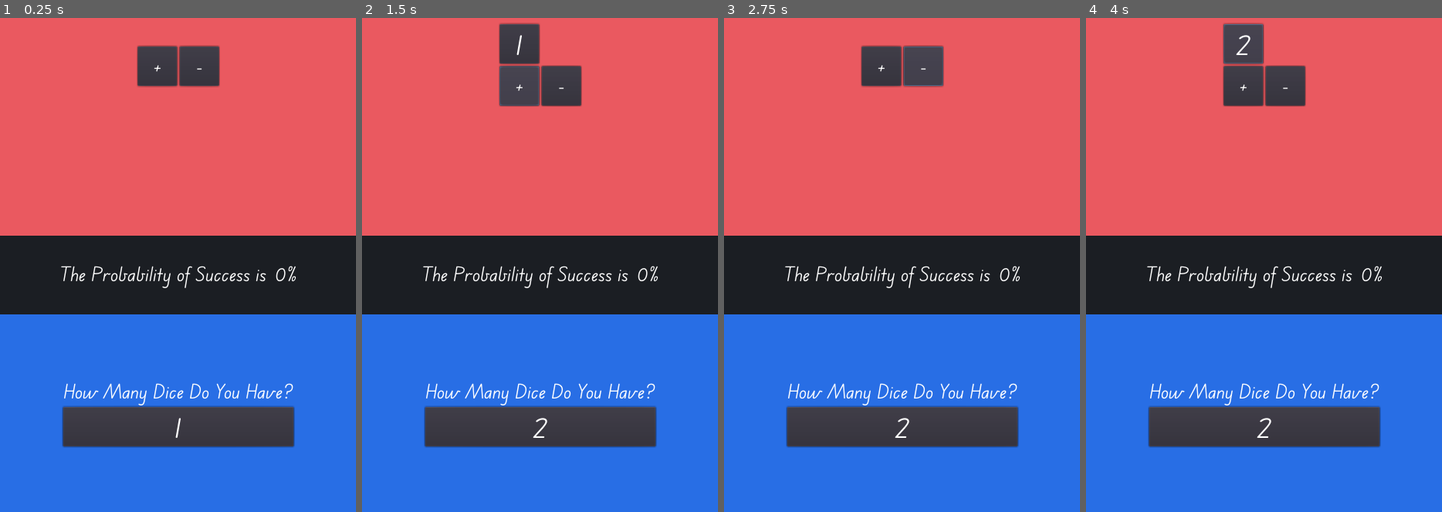
Above: before the commit, frames 1-4 (left to right).
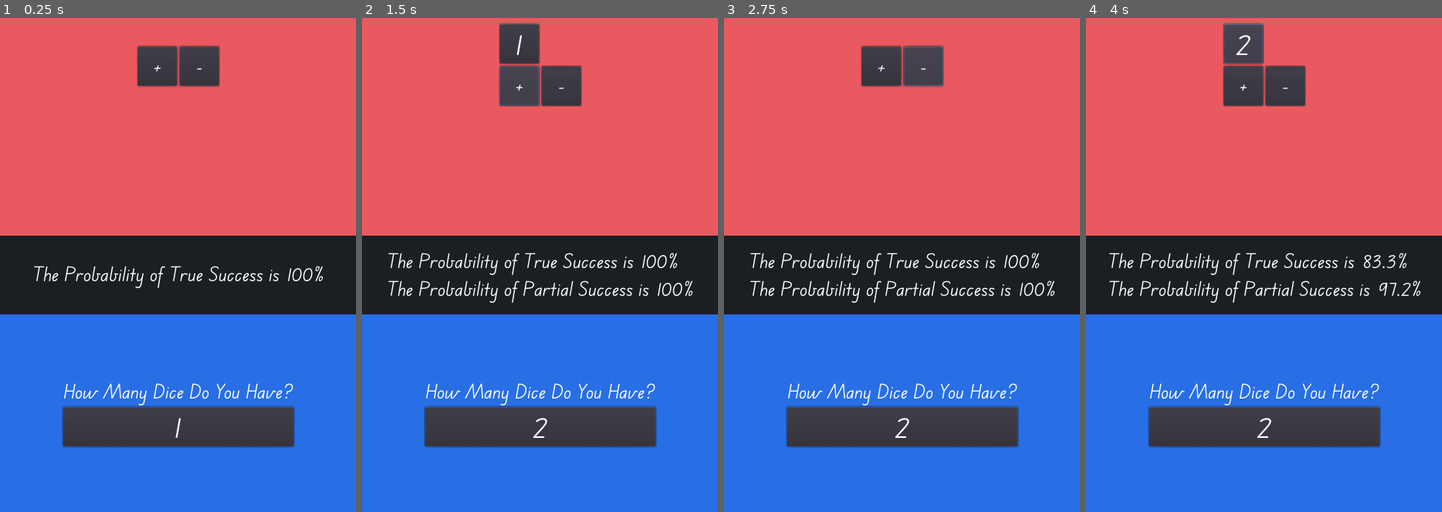
Above: after the commit, the same moments.

Repository: FalcoDJ/Risk-Probability
Game: Godot game, scene res://Scenes/Main.tscn
Same seed, same stepped clock (60 frames per second), same inputs: the game is played once before the commit and once after it.
Inputs (mouse positions are in pixels of both pictures, inside the frame that each line leads up to):
- Up to frame 1 (0.25 s): no input
- Up to frame 2 (1.5 s): click (540, 428) at 0.5 s; click (518, 67) at 1.25 s
- Up to frame 3 (2.75 s): click (923, 87) at 2 s
- Up to frame 4 (4 s): click (1242, 67) at 2.75 s; click (1242, 42) at 3.52 s

The runs differ from the first frame. In frame 1, 1.0% of the frame differs, in the area x 9-91%, y 50-55%; in frame 2, 2.0%; in frame 3, 2.0%; in frame 4, 2.0%, in the area x 6-94%, y 47-58%.

Commit message:
Updated Probability Calculator! Unions are now acurate regardless of defense dice quantity.

Diff:
--- a/Scenes/AddDice.tscn
+++ b/Scenes/AddDice.tscn
@@ -21,9 +21,10 @@
 mouse_filter = 1
 
 [node name="Label" type="Label" parent="CenterContainer"]
-margin_left = 18.0
-margin_right = 46.0
-margin_bottom = 71.0
+margin_left = 24.0
+margin_top = 11.0
+margin_right = 40.0
+margin_bottom = 52.0
 size_flags_horizontal = 3
 size_flags_vertical = 3
 custom_fonts/font = SubResource( 1 )
--- a/Scenes/Main.gd
+++ b/Scenes/Main.gd
@@ -1,12 +1,61 @@
 extends Control
 
+class MyCustomSorter:
+	static func sort_large_first(a, b):
+		if a > b:
+			return true
+		return false
+
 onready var offense = $"Table/Offense Container/CenterContainer/Offense Container/MarginContainer/VBoxContainer/Offense"
+onready var my_die = $"Table/Defense Container/CenterContainer/VBoxContainer/Die"
+onready var prob_text = $"Table/Probs/CenterContainer/VBoxContainer/HBoxContainer/Prob"
+onready var uni_prob_text = $"Table/Probs/CenterContainer/VBoxContainer/HBoxContainer2/Union_Prob"
+onready var uni_prob_folder = $"Table/Probs/CenterContainer/VBoxContainer/HBoxContainer2"
 
 func _calculate_probability_of_success():
-	pass
+	var opp_dice = _get_offense_dice()
+	var probs := []
+
+	for die in opp_dice:
+		var numerator = 7 - die
+		probs.push_back(numerator/6.0)
+
+	var full_prob := 1.0
+	var full_union_prob = 0
+	var union_probs := []
+
+	var i = 0
+	for prob in probs:
+		full_prob *= prob
+		full_union_prob += prob
+		union_probs.push_back(prob * probs[0 if i >= probs.size()-1 else i+1])
+		i += 1
+
+	full_union_prob += full_prob
+
+	for union in union_probs:
+		full_union_prob -= union
+
+	return [full_prob, full_union_prob]
 
 func _get_offense_dice():
 	var dice_nums := []
 	var dice = offense.get_children()
+
 	for die in dice:
 		dice_nums.push_back(die.Numerical_Value)
+
+	dice_nums.sort_custom(MyCustomSorter,"sort_large_first")
+	return dice_nums.slice(0,my_die.Numerical_Value-1)
+
+
+func _on_Timer_timeout() -> void:
+	 prob_text.text = String(floor(_calculate_probability_of_success()[0] * 1000)*0.1) + "%"
+	 uni_prob_text.text = String(floor(_calculate_probability_of_success()[1] * 1000)*0.1) + "%"
+
+
+func _on_Die_pressed() -> void:
+	if my_die.Numerical_Value >= 1:
+		uni_prob_folder.visible = true
+	else:
+		uni_prob_folder.visible = false
--- a/Scenes/Main.tscn
+++ b/Scenes/Main.tscn
@@ -91,21 +91,44 @@
 anchor_right = 1.0
 anchor_bottom = 1.0
 
-[node name="HBoxContainer" type="HBoxContainer" parent="Table/Probs/CenterContainer"]
-margin_left = 92.0
+[node name="VBoxContainer" type="VBoxContainer" parent="Table/Probs/CenterContainer"]
+margin_left = 58.0
 margin_top = 43.0
-margin_right = 484.0
+margin_right = 517.0
 margin_bottom = 84.0
 
-[node name="Label" type="Label" parent="Table/Probs/CenterContainer/HBoxContainer"]
-margin_right = 351.0
+[node name="HBoxContainer" type="HBoxContainer" parent="Table/Probs/CenterContainer/VBoxContainer"]
+margin_right = 459.0
+margin_bottom = 41.0
+
+[node name="Label" type="Label" parent="Table/Probs/CenterContainer/VBoxContainer/HBoxContainer"]
+margin_right = 418.0
 margin_bottom = 41.0
 custom_fonts/font = SubResource( 1 )
-text = "The Probability of Success is "
+text = "The Probability of True Success is "
 
-[node name="Prob" type="Label" parent="Table/Probs/CenterContainer/HBoxContainer"]
-margin_left = 355.0
-margin_right = 392.0
+[node name="Prob" type="Label" parent="Table/Probs/CenterContainer/VBoxContainer/HBoxContainer"]
+margin_left = 422.0
+margin_right = 459.0
+margin_bottom = 41.0
+custom_fonts/font = SubResource( 1 )
+text = "0%"
+
+[node name="HBoxContainer2" type="HBoxContainer" parent="Table/Probs/CenterContainer/VBoxContainer"]
+visible = false
+margin_top = 45.0
+margin_right = 483.0
+margin_bottom = 86.0
+
+[node name="Label" type="Label" parent="Table/Probs/CenterContainer/VBoxContainer/HBoxContainer2"]
+margin_right = 442.0
+margin_bottom = 41.0
+custom_fonts/font = SubResource( 1 )
+text = "The Probability of Partial Success is "
+
+[node name="Union_Prob" type="Label" parent="Table/Probs/CenterContainer/VBoxContainer/HBoxContainer2"]
+margin_left = 446.0
+margin_right = 483.0
 margin_bottom = 41.0
 custom_fonts/font = SubResource( 1 )
 text = "0%"
@@ -138,3 +161,10 @@
 margin_top = 45.0
 margin_right = 383.0
 margin_bottom = 109.0
+
+[node name="Timer" type="Timer" parent="."]
+wait_time = 0.2
+autostart = true
+
+[connection signal="pressed" from="Table/Defense Container/CenterContainer/VBoxContainer/Die" to="." method="_on_Die_pressed"]
+[connection signal="timeout" from="Timer" to="." method="_on_Timer_timeout"]
--- a/Scenes/RemoveDice.tscn
+++ b/Scenes/RemoveDice.tscn
@@ -12,7 +12,7 @@
 onready var parent = get_node(parent_path)
 
 func _on_RemoveDice_pressed() -> void:
-	if parent:
+	if parent and parent.get_child_count() > 0:
 		parent.get_children().back().queue_free()
 		return
 
@@ -23,8 +23,8 @@
 script = SubResource( 1 )
 
 [node name="Label" parent="CenterContainer" index="0"]
-margin_left = 20.0
-margin_right = 43.0
+margin_left = 25.0
+margin_right = 38.0
 text = "-"
 
 [connection signal="pressed" from="." to="." method="_on_RemoveDice_pressed"]
--- a/project.godot
+++ b/project.godot
@@ -18,6 +18,7 @@
 
 window/size/width=576
 window/size/height=1000
+window/handheld/orientation="portrait"
 window/stretch/mode="2d"
 window/stretch/aspect="keep"
 
Not shown, added: export_presets.cfg
Not shown, added: bin/Risk Probability.apk
Not shown, added: bin/Risk Probability.apk.idsig
